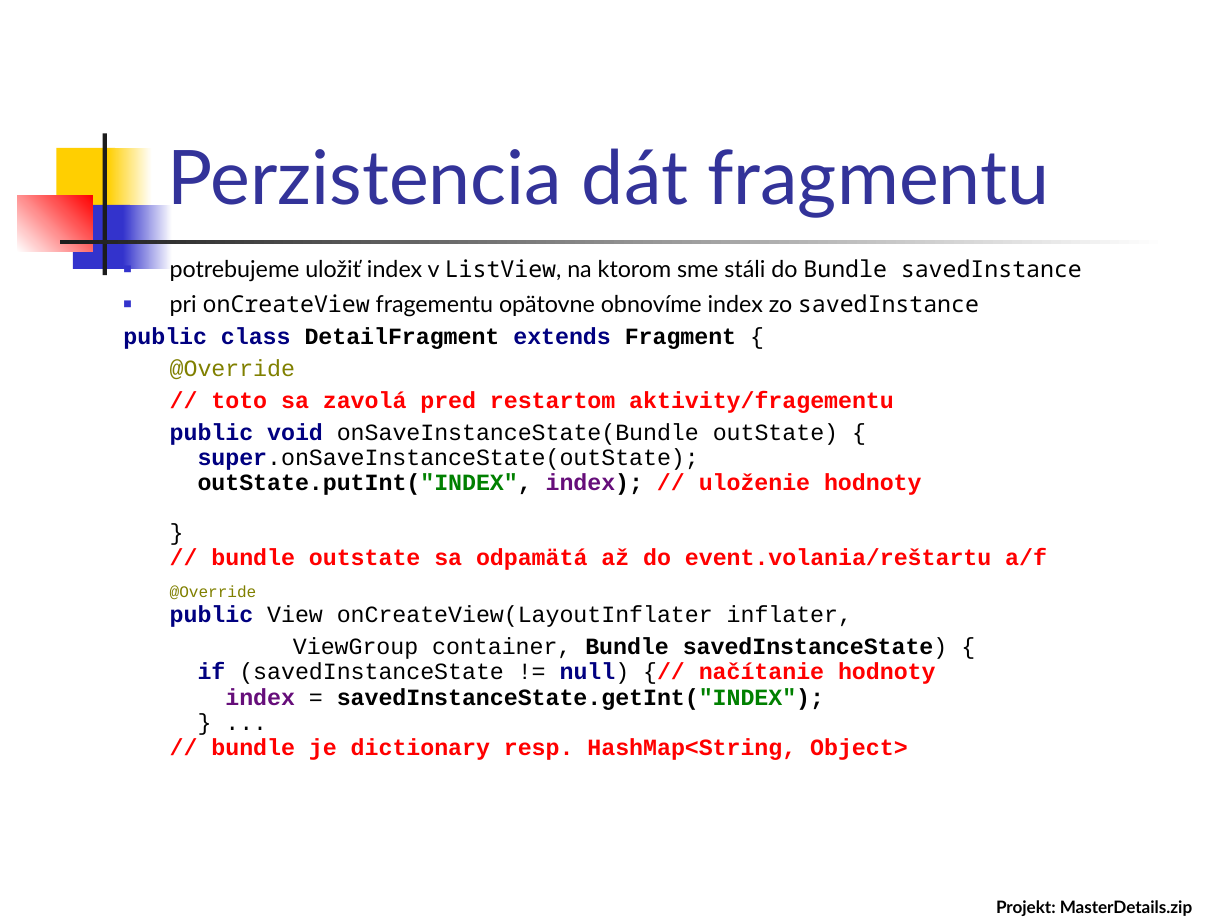
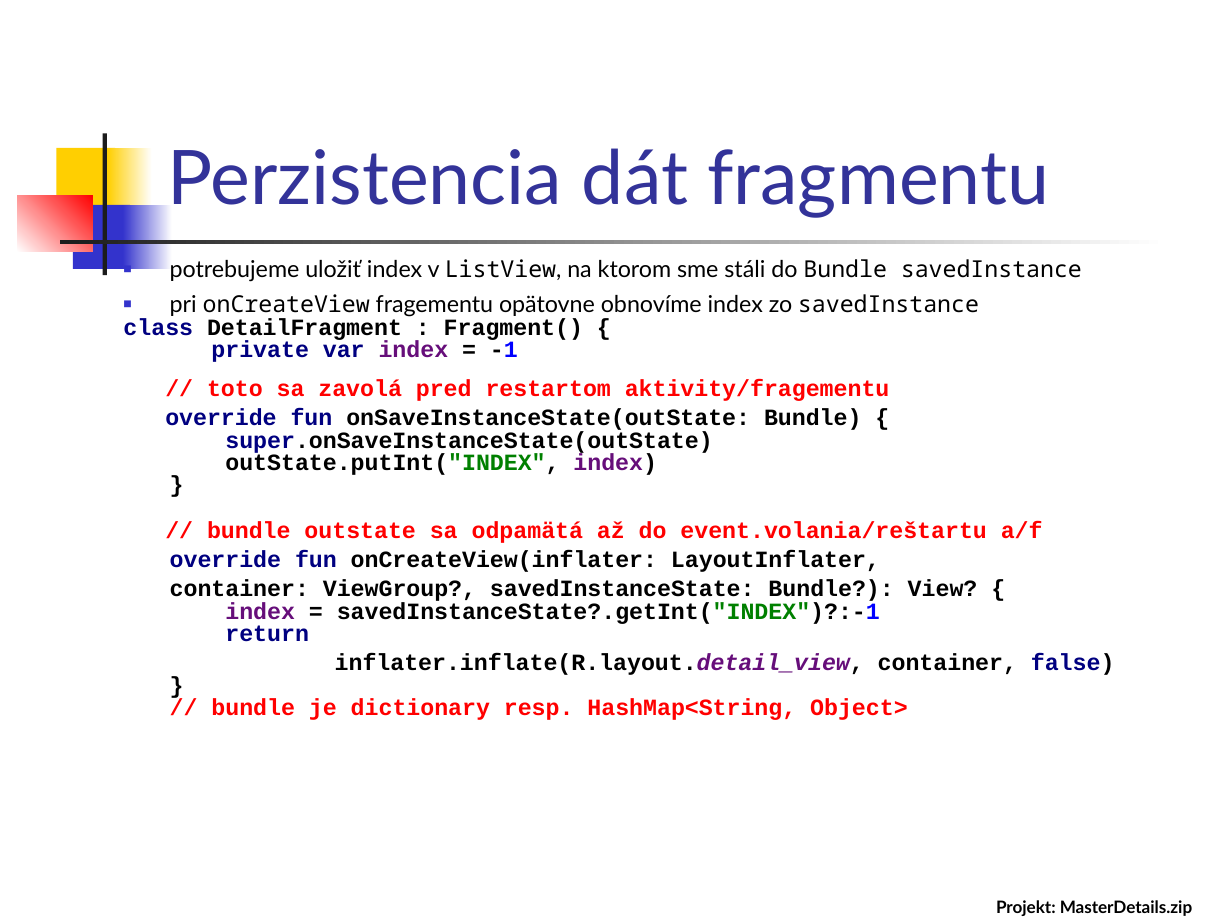
Before and after one commit to vmandro/Prednasky, a slide deck: slide 38 of 07/07_Android.ppt (slide 33 before the commit). Drawn at 1232x924 pixels with LibreOffice and Linux fonts; fonts in the diff are those of the drawing. Boxes give left, top, right and bottom in pixels: in the first picture for what was removed or moved away, otherwise in the second. Text is boxed around its words. In the diff, an @@ line names an element or a change of style, - is before the commit and + after.

```diff
--- a/07/07_Android.ppt
+++ b/07/07_Android.ppt
@@ text at (123, 318, 583, 362): text changed @@
-public class DetailFragment extends Fragment {
-@Override
+class DetailFragment : Fragment() {
+private var index = -1
@@ text at (207, 379, 890, 401): line spacing 0.9 to 0.8; less space between paragraphs @@
@@ text at (165, 408, 1115, 720): text changed @@
-public void onSaveInstanceState(Bundle outState) {
-super.onSaveInstanceState(outState);
-outState.putInt("INDEX", index); // uloženie hodnoty
-}
-// bundle outstate sa odpamätá až do event.volania/reštartu a/f
-@Override
-public View onCreateView(LayoutInflater inflater,
-ViewGroup container, Bundle savedInstanceState) {
-if (savedInstanceState != null) {// načítanie hodnoty
-index = savedInstanceState.getInt("INDEX");
-} ...
-// bundle je dictionary resp. HashMap<String, Object>
+override fun onSaveInstanceState(outState: Bundle) {
+super.onSaveInstanceState(outState)
+outState.putInt("INDEX", index)
+}
+// bundle outstate sa odpamätá až do event.volania/reštartu a/f
+override fun onCreateView(inflater: LayoutInflater,
+container: ViewGroup?, savedInstanceState: Bundle?): View? {
+index = savedInstanceState?.getInt("INDEX")?:-1
+return
+inflater.inflate(R.layout.detail_view, container, false)
+}
+// bundle je dictionary resp. HashMap<String, Object>
```
Also in this commit, not shown: 23 other slides changed, 9 slides added, 2 slides removed, 1 other file.
